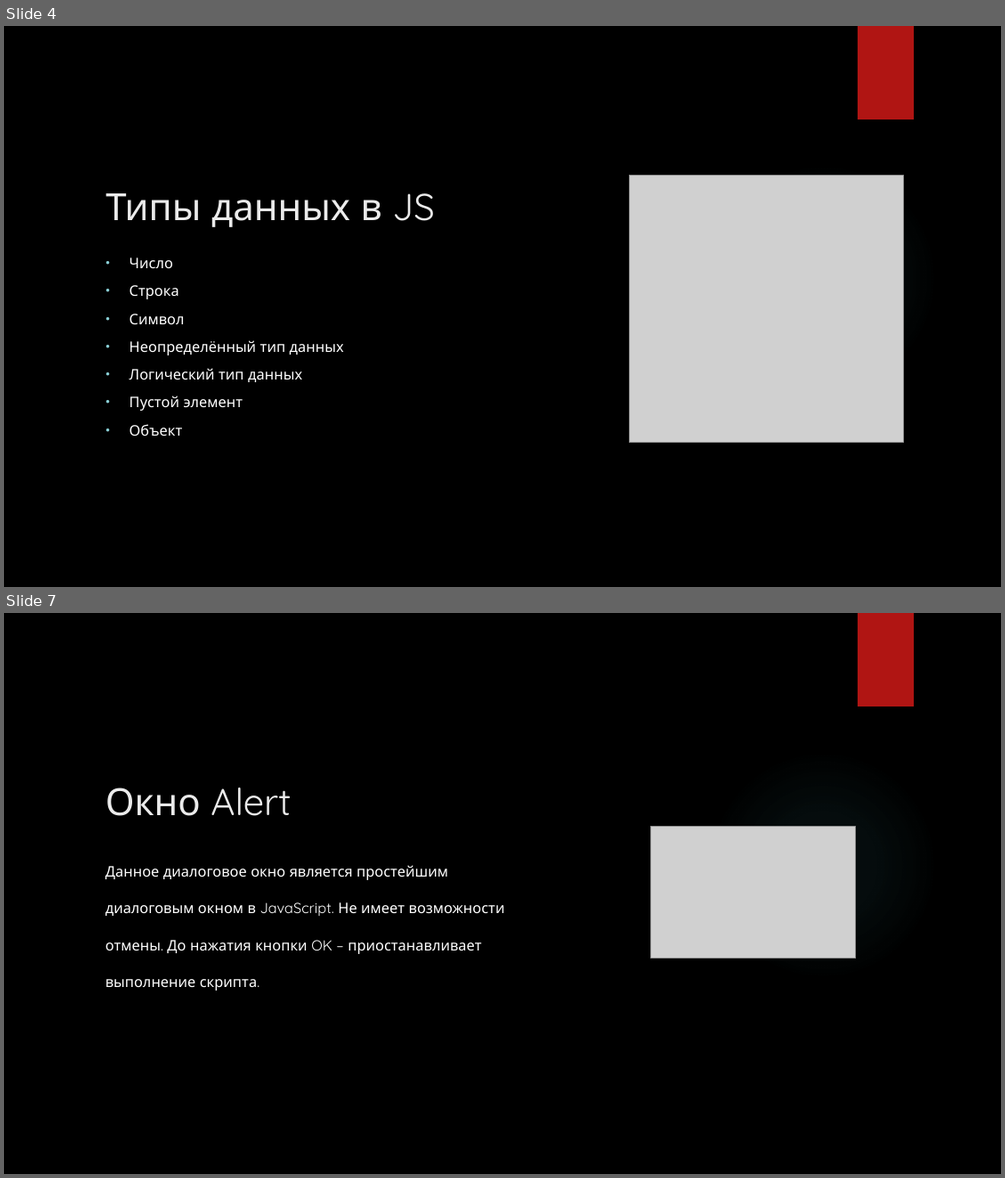
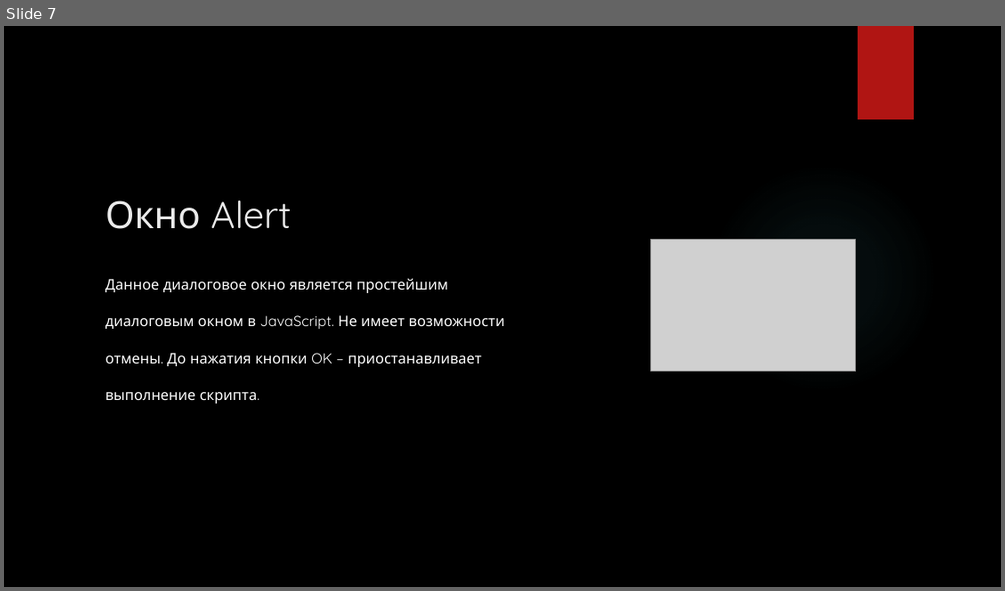
Before and after one commit to Andrew3100/JavaScriptLessons, a slide deck: Массивы/Введение в JavaScript.pptx. Shown one above the other, each under a label of ours: slides 4 and 7 before the commit, slide 7 after it; the slides between them are not shown. The pictures are 1005x1178 and 1005x591 pixels, drawn with LibreOffice and Linux fonts; fonts in the diff are those of the drawing; grey boxes stand for pictures; background and template pictures are left out. Boxes give left, top, right and bottom in pixels: in the first picture for what was removed or moved away, otherwise in the second. Text is boxed around its words. In the diff, an @@ line names an element or a change of style, - is before the commit and + after.

```diff
--- a/Массивы/Введение в JavaScript.pptx
+++ b/Массивы/Введение в JavaScript.pptx
@@ slide 4 removed at bbox=[4, 26, 1001, 587], background picture (left out); not listed: 2 template elements that a slide beside it also shows @@
@@ picture removed at bbox=[629, 175, 904, 442] @@
@@ title removed at bbox=[105, 193, 435, 227] @@
-Типы данных в JS
@@ text removed at bbox=[129, 257, 344, 435] @@
-• Число
-• Строка
-• Символ
-• Неопределённый тип данных
-• Логический тип данных
-• Пустой элемент
-• Объект
```
Also in this commit, not shown: 3 slides changed, 3 slides added, 2 other slides removed.
